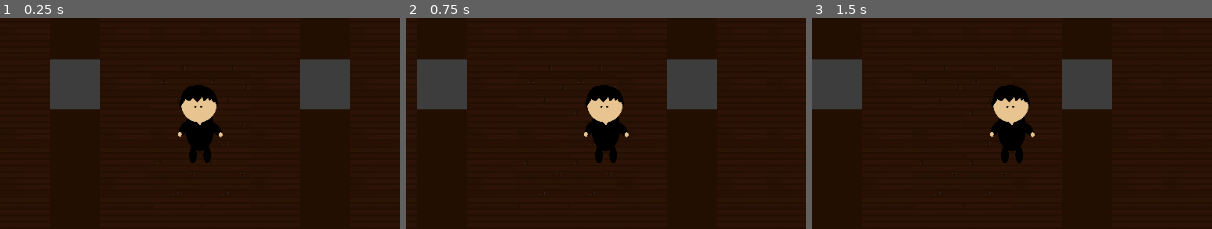
Above: before the commit, frames 1-3 (left to right).
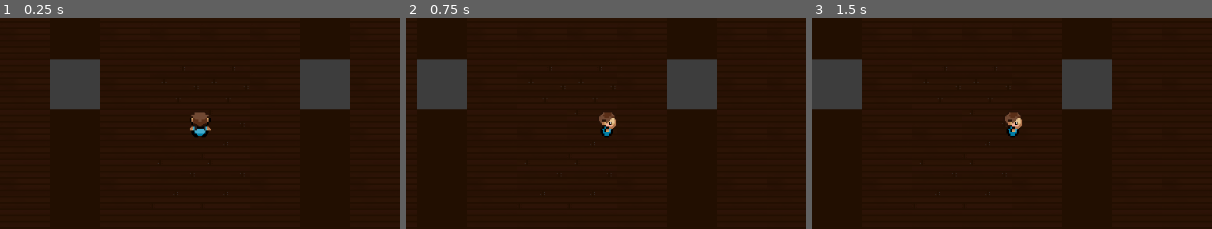
Above: after the commit, the same moments.

Repository: mtaubert/ludum_dare_44
Game: Godot game, scene res://Scenes/Bottom_Floor.tscn
Two runs of this game, one before a commit and one after it. Both use one fixed random seed, a clock stepped at 60 frames per second and the inputs below. Before the commit the project has no main scene; this scene is started directly in both runs.
Inputs:
- Up to frame 1 (0.25 s): no input
- Up to frame 2 (0.75 s): tap Enter at 0.5 s; hold Right (ui_right) from 0.53 s (still down)
- Up to frame 3 (1.5 s): tap Space at 1.25 s; release Right (ui_right) at 1.28 s; hold Down (ui_down) from 1.28 s (still down)
The pictures show only the part of the screen within x 25-75%, y 42-92%; the shares and areas given below are measured in that part.

The runs differ from the first frame. In frame 1, 2.5% of the frame differs, in the area x 44-56%, y 31-69%; in frame 2, 2.5%; in frame 3, 2.5%.

Commit message:
added imporved character sprite and looking in direction of movement

Diff:
--- a/player_character.gd
+++ b/player_character.gd
@@ -5,6 +5,7 @@
 var dir = Vector2()
 export var speed = 1000
 export var limits = [0, 0, 1280, 1024]
+onready var sprite = get_node("KinematicBody2D/Sprite")
 
 # Called when the node enters the scene tree for the first time.
 func _ready():
@@ -27,6 +28,22 @@
 	$Movement_Tween.interpolate_property(self, "position", self.position, location, 0.3, 4, 2)
 	$Movement_Tween.start()
 
+	#look in the direction moved
+	if direction.x:
+		if direction.x > 0:
+			sprite.frame = 2
+			sprite.flip_h = true
+		else:
+
+			sprite.frame = 2
+			sprite.flip_h = false
+
+	if direction.y:
+		if direction.y > 0:
+			sprite.frame = 1
+		else:
+			sprite.frame = 0
+
 #Called when tween finishes
 func movement_done():
 	emit_signal("movement_done")
--- a/player_character.tscn
+++ b/player_character.tscn
@@ -1,11 +1,11 @@
 [gd_scene load_steps=4 format=2]
 
 [ext_resource path="res://player_character.gd" type="Script" id=1]
-[ext_resource path="res://character_model/default_player.png" type="Texture" id=2]
+[ext_resource path="res://character_model/player_spritesheet.png" type="Texture" id=2]
 
 [sub_resource type="CapsuleShape2D" id=1]
-radius = 33.4641
-height = 41.883
+radius = 18.9361
+height = 4.74324
 
 [node name="player_character" type="Node2D"]
 script = ExtResource( 1 )
@@ -24,8 +24,9 @@
 [node name="Sprite" type="Sprite" parent="KinematicBody2D"]
 scale = Vector2( 0.2, 0.2 )
 texture = ExtResource( 2 )
+hframes = 7
 region_enabled = true
-region_rect = Rect2( 145, 100, 300, 520 )
+region_rect = Rect2( 5, 0, 1020, 250 )
 
 [node name="Movement_Tween" type="Tween" parent="."]
 
--- a/project.godot
+++ b/project.godot
@@ -16,6 +16,7 @@
 [application]
 
 config/name="Ludum Dare 44 Project"
+run/main_scene="res://player_character.tscn"
 config/icon="res://icon.png"
 
 [rendering]
Binary file added: character_model/player_spritesheet.png
Not shown, added: character_model/player_spritesheet.png.import
